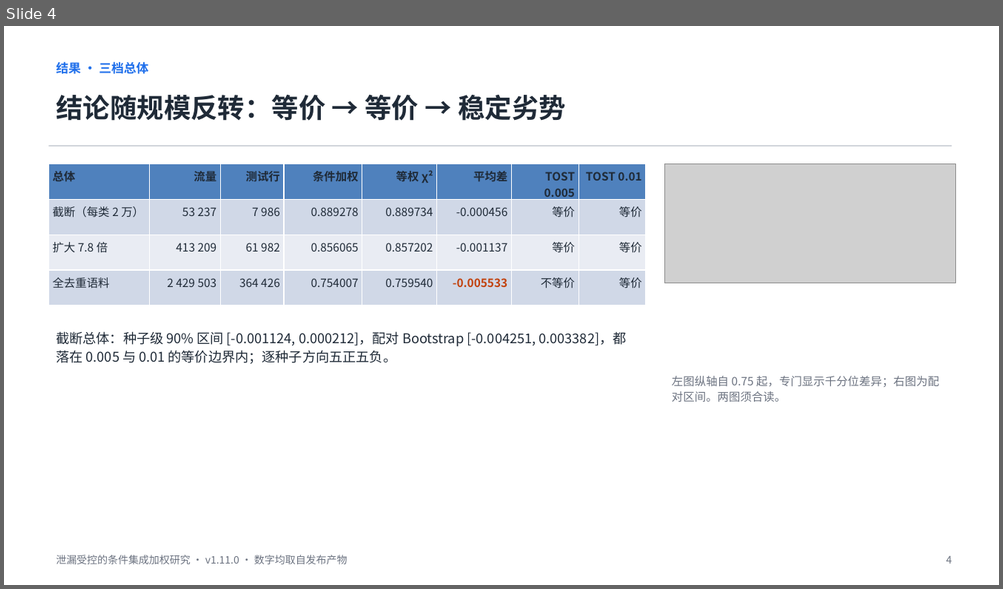
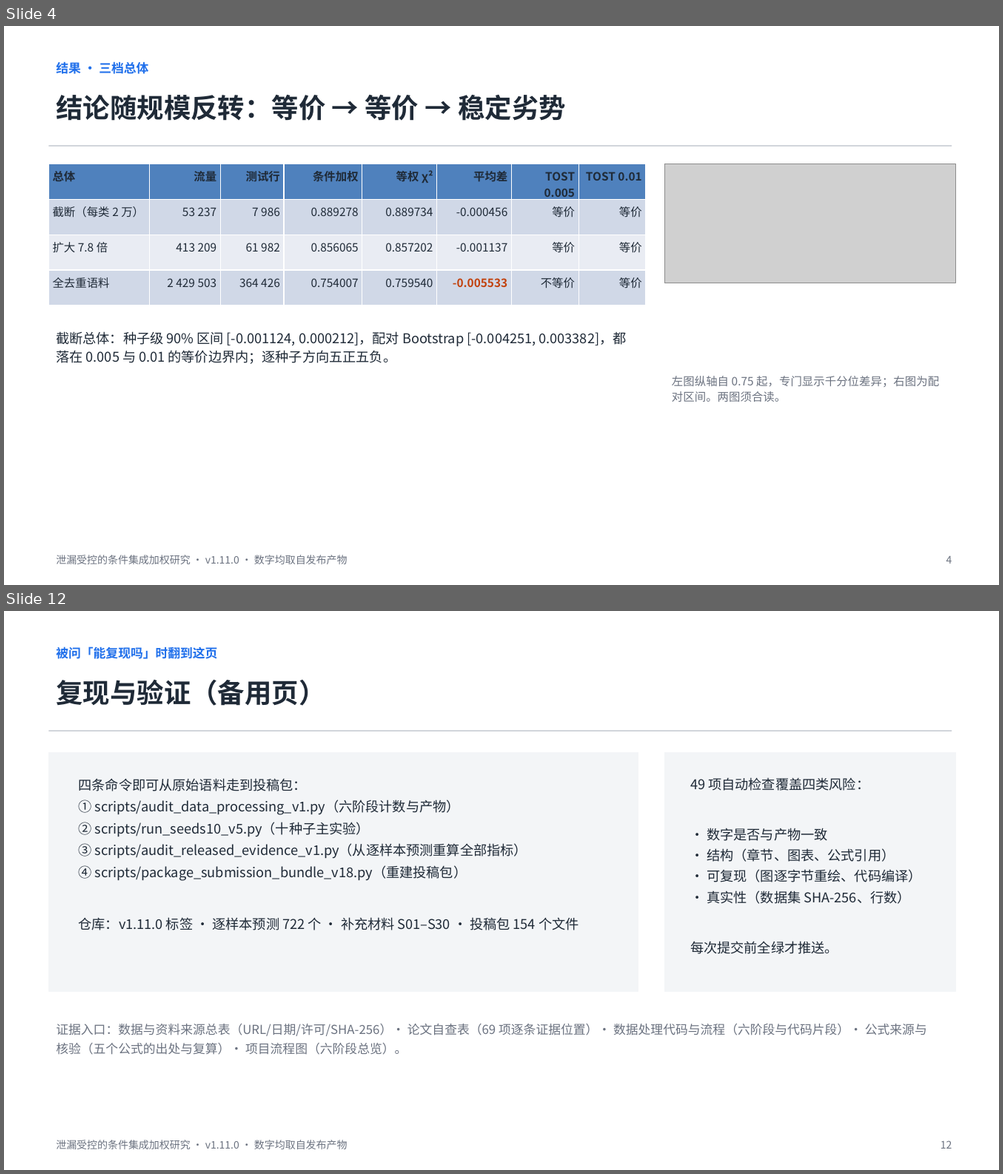
Before and after one commit to linran-muxue/leakage-controlled-nids-study, a slide deck: 重构版论文_v4_20260915/汇报用_论文介绍.pptx. Shown one above the other, each under a label of ours: slide 4 before the commit, slides 4 and 12 after it; the slides between them are not shown. The pictures are 1003x589 and 1003x1174 pixels, drawn with LibreOffice and Linux fonts; fonts in the diff are those of the drawing; grey boxes stand for pictures. Boxes give left, top, right and bottom in pixels: in the first picture for what was removed or moved away, otherwise in the second. Text is boxed around its words. In the diff, an @@ line names an element or a change of style, - is before the commit and + after.

Commit message:
Round 20ao: fuller briefing materials - intro dossier, 22-question script, 12-slide deck

```diff
--- a/重构版论文_v4_20260915/汇报用_论文介绍.pptx
+++ b/重构版论文_v4_20260915/汇报用_论文介绍.pptx
@@ slide 12 added at [4, 611, 999, 1170], background #FFFFFF @@
@@ text added at [56, 647, 217, 659], 12 pt, text #1F6FEB, bold @@
+被问「能复现吗」时翻到这页
@@ text added at [56, 680, 325, 706], 26 pt, text #1F2A37, bold @@
+复现与验证（备用页）
@@ rectangle added at [48, 730, 951, 732], fill #D1D5DB @@
@@ rectangle added at [48, 753, 638, 991], fill #F3F5F7, outline #F3F5F7 0.75 pt @@
@@ rectangle added at [664, 753, 956, 991], fill #F3F5F7, outline #F3F5F7 0.75 pt @@
@@ text added at [79, 778, 578, 931], 13 pt, text #1F2A37 @@
+四条命令即可从原始语料走到投稿包：
+① scripts/audit_data_processing_v1.py（六阶段计数与产物）
+② scripts/run_seeds10_v5.py（十种子主实验）
+③ scripts/audit_released_evidence_v1.py（从逐样本预测重算全部指标）
+④ scripts/package_submission_bundle_v18.py（重建投稿包）
+仓库：v1.11.0 标签 · 逐样本预测 722 个 · 补充材料 S01–S30 · 投稿包 154 个文件
@@ text added at [690, 777, 921, 954], 13 pt, text #1F2A37 @@
+49 项自动检查覆盖四类风险：
+· 数字是否与产物一致
+· 结构（章节、图表、公式引用）
+· 可复现（图逐字节重绘、代码编译）
+· 真实性（数据集 SHA-256、行数）
+每次提交前全绿才推送。
@@ text added at [56, 1024, 927, 1055], 12 pt, text #6B7280 @@
+证据入口：数据与资料来源总表（URL/日期/许可/SHA-256）· 论文自查表（69 项逐条证据位置）· 数据处理代码与流程（六阶段与代码片段）· 公式来源与核验（五个公式的出处与复算）· 项目流程图（六阶段总览）。
@@ text added at [56, 1140, 347, 1150], 10 pt, text #6B7280 @@
+泄漏受控的条件集成加权研究 · v1.11.0 · 数字均取自发布产物
@@ text added at [940, 1141, 952, 1149], 10 pt, text #6B7280 @@
+12
```
Also in this commit, not shown: 4 slides changed, 3 other slides added, 9 other files.
